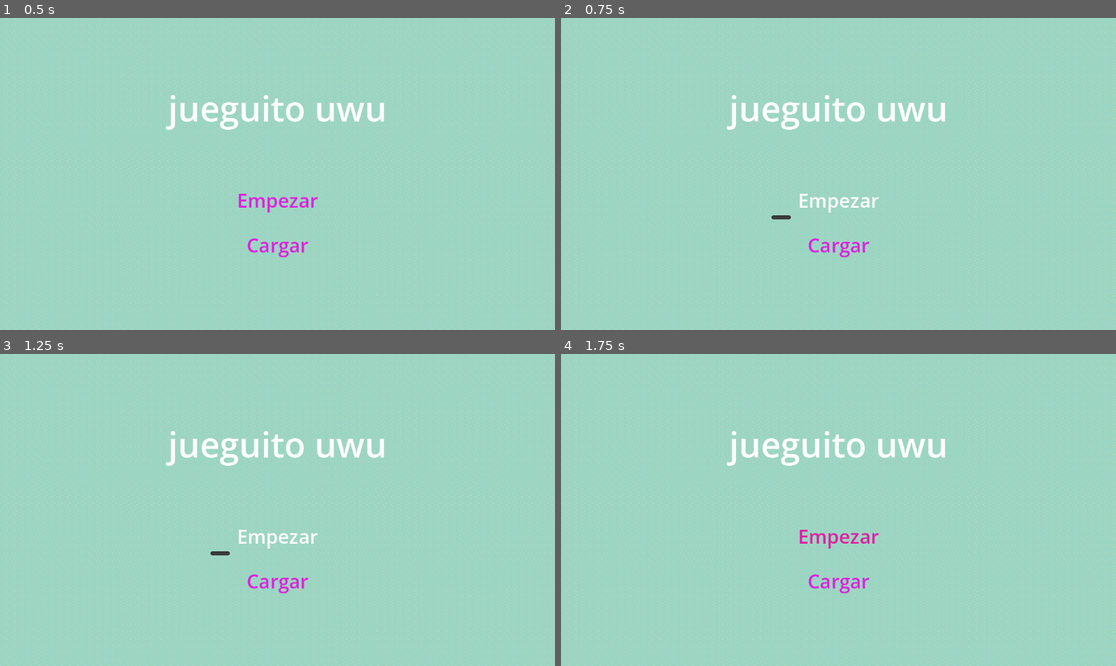
Above: before the commit, frames 1-4 (two rows, left to right).
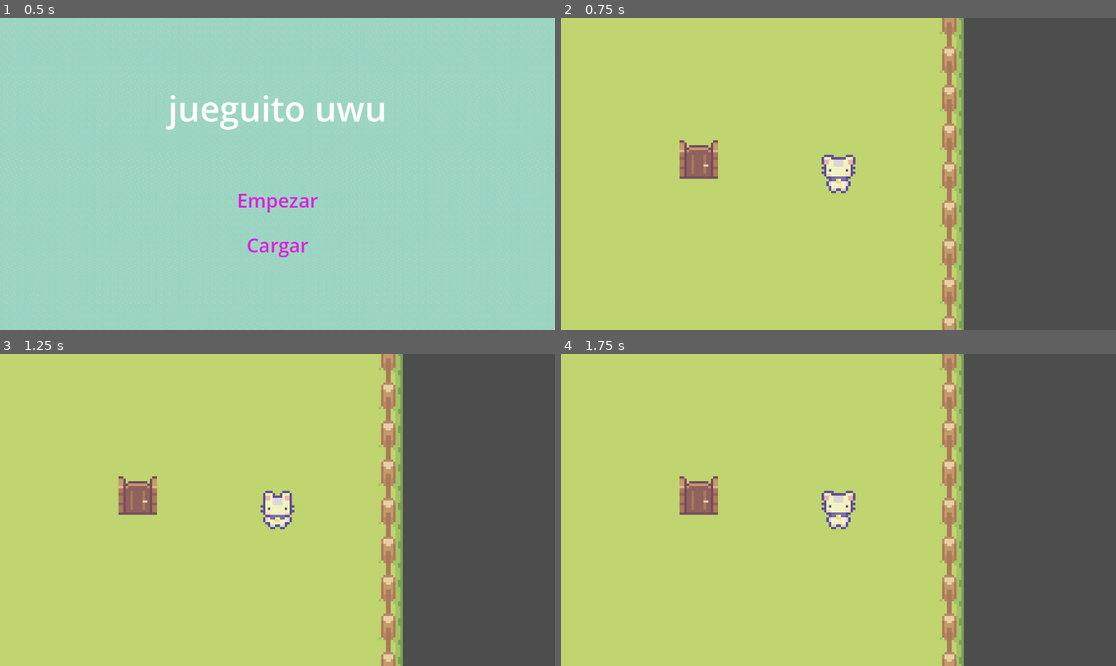
Above: after the commit, the same moments.

Repository: makiniqa/conocimiento-absurdo
Game: Godot game, scene res://Scenes/game.tscn
The game is run twice, just before and just after one commit, with the same random seed, the same clock (stepped at 60 frames per second) and the same inputs.
Inputs (mouse positions are in pixels of both pictures, inside the frame that each line leads up to):
- Up to frame 1 (0.5 s): no input
- Up to frame 2 (0.75 s): click "Empezar" at 0.5 s
- Up to frame 3 (1.25 s): no input
- Up to frame 4 (1.75 s): click (838, 534) at 1.25 s, where only the run before the commit has a clickable "Empezar"

Frame 1 is identical in both runs. In frame 2, 100% of the frame differs, in the area x 0-100%, y 0-100%; in frame 3, 100%; in frame 4, 100%.

Commit message:
ahora se puede cambiar de nivel :3

Diff:
--- a/Scenes/game.tscn
+++ b/Scenes/game.tscn
@@ -17,5 +17,6 @@
 
 [node name="Level_Loader" parent="." unique_id=2094152714 instance=ExtResource("2_3dryh")]
 
+[connection signal="level_changed" from="Level_Loader" to="." method="_on_level_loader_level_changed"]
 [connection signal="menu_enter" from="Level_Loader" to="." method="_on_level_loader_menu_enter"]
 [connection signal="menu_exit" from="Level_Loader" to="." method="_on_level_loader_menu_exit"]
--- a/Scenes/nivel_0.tscn
+++ b/Scenes/nivel_0.tscn
@@ -1,5 +1,6 @@
-[gd_scene format=3 uid="uid://c7ugg4fsafhb5"]
+[gd_scene format=3 uid="uid://cs3cabx0irftc"]
 
+[ext_resource type="Script" uid="uid://d0w0kc8d5myan" path="res://Scripts/nivel_0.gd" id="1_820xk"]
 [ext_resource type="Texture2D" uid="uid://l4wtivhr3kxw" path="res://Tilesets/Water.png" id="1_yjwmx"]
 
 [node name="Menu" type="Control" unique_id=1139996864]
@@ -10,6 +11,7 @@
 anchor_bottom = 1.0
 grow_horizontal = 2
 grow_vertical = 2
+script = ExtResource("1_820xk")
 
 [node name="TextureRect" type="TextureRect" parent="." unique_id=718718782]
 layout_mode = 0
@@ -31,7 +33,7 @@
 theme_override_font_sizes/font_size = 72
 text = "jueguito uwu"
 
-[node name="MenuButton" type="MenuButton" parent="." unique_id=68554837]
+[node name="StartButton" type="MenuButton" parent="." unique_id=68554837]
 layout_mode = 1
 anchors_preset = 8
 anchor_left = 0.5
@@ -66,3 +68,5 @@
 theme_override_colors/font_hover_color = Color(0.8745098, 0.1254902, 0.6431373, 1)
 theme_override_font_sizes/font_size = 40
 text = "Cargar"
+
+[connection signal="pressed" from="StartButton" to="." method="_on_start_button_pressed"]
--- a/Scenes/nivel_1.tscn
+++ b/Scenes/nivel_1.tscn
@@ -465,8 +465,9 @@
 &"open": SubResource("Animation_22i05")
 }
 
-[node name="Nivel1" type="Node2D" unique_id=587554142]
+[node name="Nivel1" type="Node2D" unique_id=1398036209]
 script = ExtResource("1_epurl")
+metadata/_custom_type_script = "uid://7abauetwkaxi"
 
 [node name="TileMapLayer" type="TileMapLayer" parent="." unique_id=742964549]
 tile_map_data = PackedByteArray("AAD+/wEAAAABAAEAAAD//wEAAAABAAEAAAD//wAAAAABAAEAAAAAAAAAAAABAAEAAAAAAP//AAABAAEAAAAAAP …(3728 unchanged characters)…
--- a/Scripts/game.gd
+++ b/Scripts/game.gd
@@ -1,5 +1,4 @@
 extends Node2D
-
 
 func _ready():
 	$Player/Camera2D.enabled = false
@@ -12,3 +11,7 @@
 func _on_level_loader_menu_exit() -> void:
 	$Player/Camera2D.enabled = true
 	$Player.visible = true
+
+func _on_level_loader_level_changed() -> void:
+	print("cambio de nivel :3")
+	pass # Replace with function body.
--- a/Scripts/level_loader.gd
+++ b/Scripts/level_loader.gd
@@ -3,6 +3,7 @@
 var levels = []
 var current_level
 
+signal level_changed
 signal menu_enter
 signal menu_exit
 
@@ -17,6 +18,19 @@
 	add_child(load(levels[0]).instantiate())
 	menu_enter.emit()
 
-func _on_level_change(level) -> void:
+func change_level(level) -> void:
 	if current_level == 0:
 		menu_exit.emit()
+	for children in get_children(true):
+		remove_child(children)
+		children.queue_free()
+	if level == 0:
+		menu_enter.emit()
+	current_level = level
+	add_child(load(levels[current_level]).instantiate())
+	level_changed.emit()
+
+func _process(_delta: float) -> void:
+	for child in get_children(true):
+		if child.shouldChangeLevel():
+			change_level(child.getNextLevel())
--- /dev/null
+++ b/Scripts/nivel.gd
@@ -0,0 +1,11 @@
+extends Node2D
+class_name Level
+
+var change_level := false
+var next_level : int
+
+func shouldChangeLevel() -> bool:
+	return change_level
+
+func getNextLevel() -> int:
+	return next_level
--- /dev/null
+++ b/Scripts/nivel.tscn
@@ -0,0 +1,6 @@
+[gd_scene format=3 uid="uid://k246a2a1fh4y"]
+
+[ext_resource type="Script" uid="uid://7abauetwkaxi" path="res://Scripts/nivel.gd" id="1_22xx1"]
+
+[node name="Nivel" type="Node2D" unique_id=1854697230]
+script = ExtResource("1_22xx1")
--- /dev/null
+++ b/Scripts/nivel_0.gd
@@ -0,0 +1,14 @@
+extends Control
+
+var change_level := false
+var next_level: int
+
+func shouldChangeLevel() -> bool:
+	return change_level
+
+func getNextLevel() -> int:
+	return next_level
+
+func _on_start_button_pressed() -> void:
+	change_level = true
+	next_level = 1
--- a/Scripts/nivel_1.gd
+++ b/Scripts/nivel_1.gd
@@ -1,6 +1,7 @@
-extends Node2D
-
+extends Level
 
 func _on_door_entered(where: Door) -> void:
 	print("Salisteee :3333")
-	get_tree().quit()
+	change_level = true
+	next_level = 0
+	#get_tree().quit()
Not shown, added: Scripts/nivel.gd.uid
Not shown, added: Scripts/nivel_0.gd.uid
